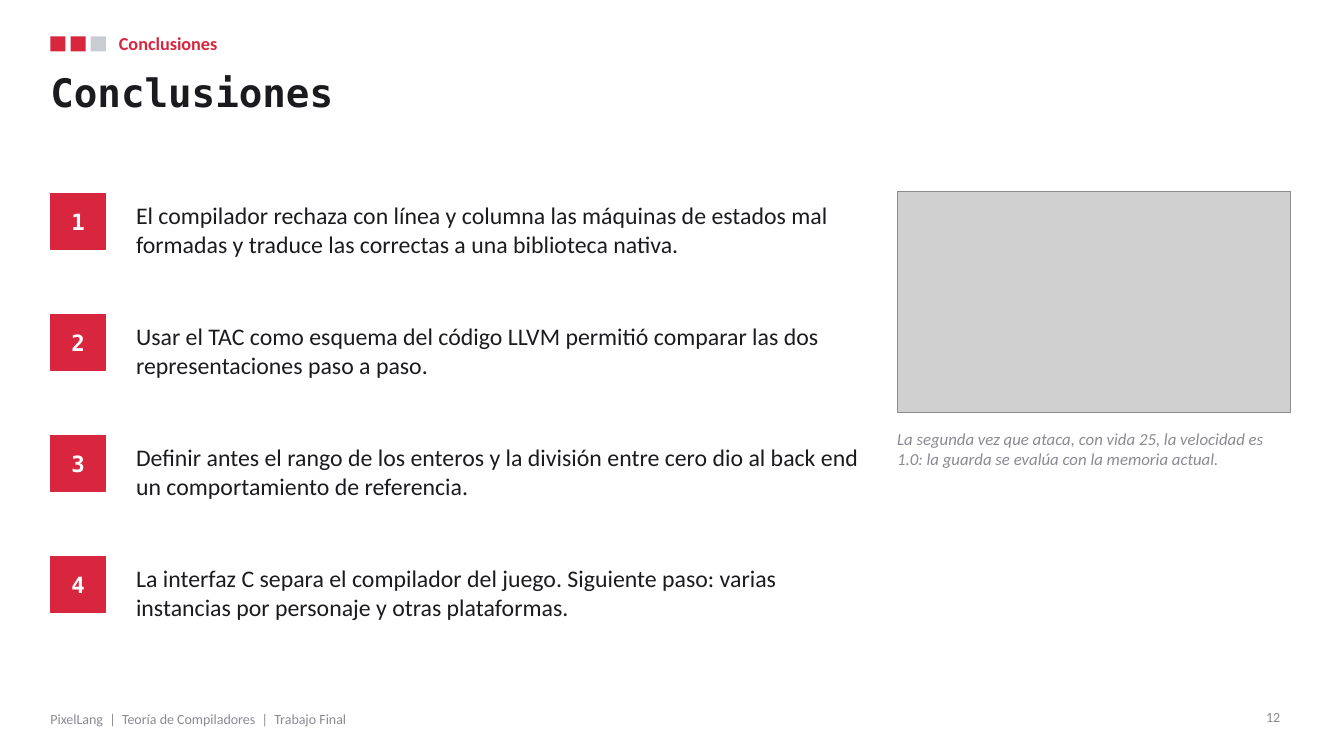
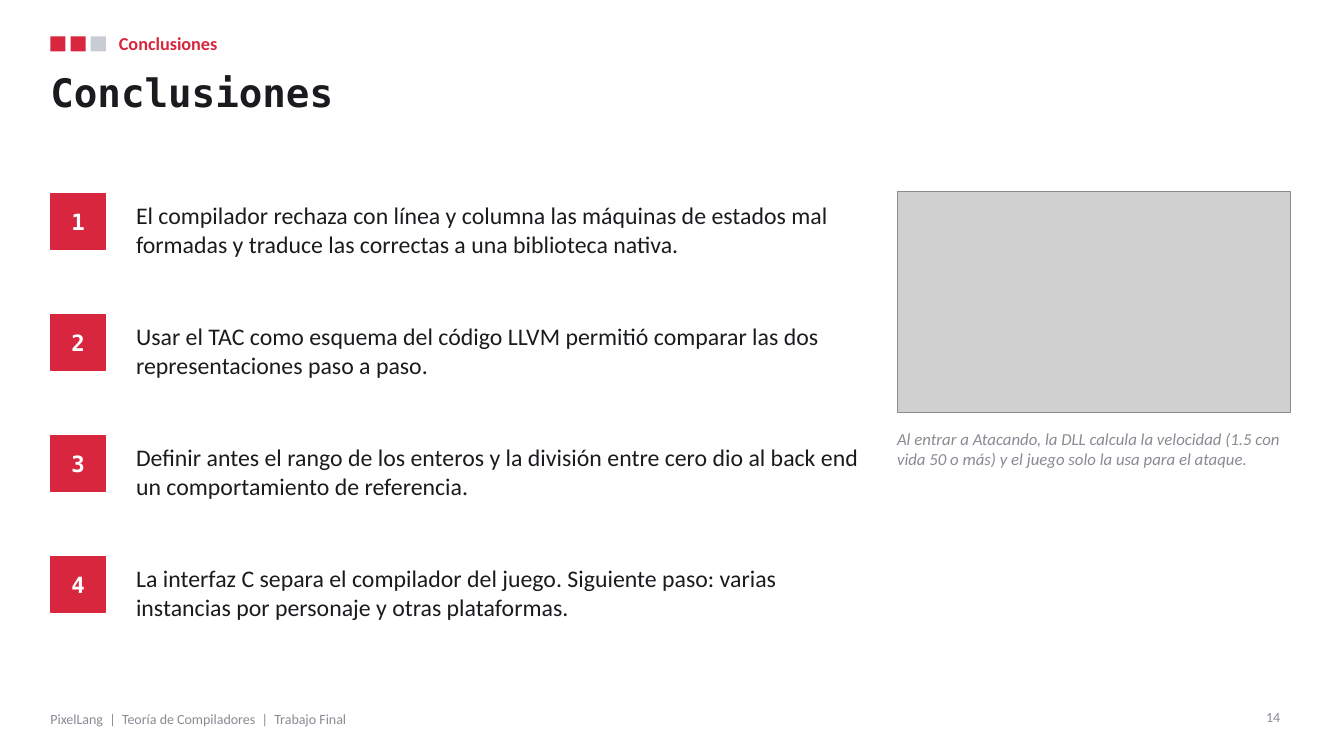
Before and after one commit to DavidRamPari/pixellang, a slide deck: slide 14 of docs/PixelLang_TrabajoFinal_Presentacion.pptx (slide 12 before the commit). Drawn at 1344x756 pixels with LibreOffice and Linux fonts; fonts in the diff are those of the drawing; grey boxes stand for pictures. Boxes give left, top, right and bottom in pixels: in the first picture for what was removed or moved away, otherwise in the second. Text is boxed around its words. In the diff, an @@ line names an element or a change of style, - is before the commit and + after.

```diff
--- a/docs/PixelLang_TrabajoFinal_Presentacion.pptx
+++ b/docs/PixelLang_TrabajoFinal_Presentacion.pptx
@@ text at [897,433,1279,468]: text changed @@
-La segunda vez que ataca, con vida 25, la velocidad es 1.0: la guarda se evalúa con la memoria actual.
+Al entrar a Atacando, la DLL calcula la velocidad (1.5 con vida 50 o más) y el juego solo la usa para el ataque.
@@ page number at [1266,713,1280,722]: text changed @@
-12
+14
```
Also in this commit, not shown: 6 other slides changed, 2 slides added, 4 other files.
